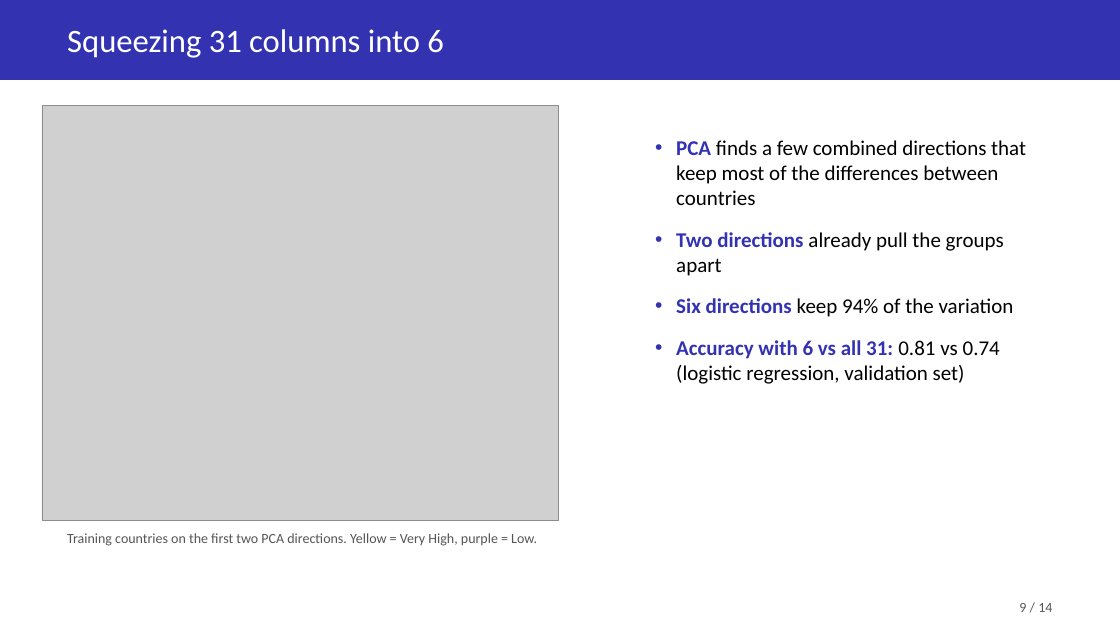
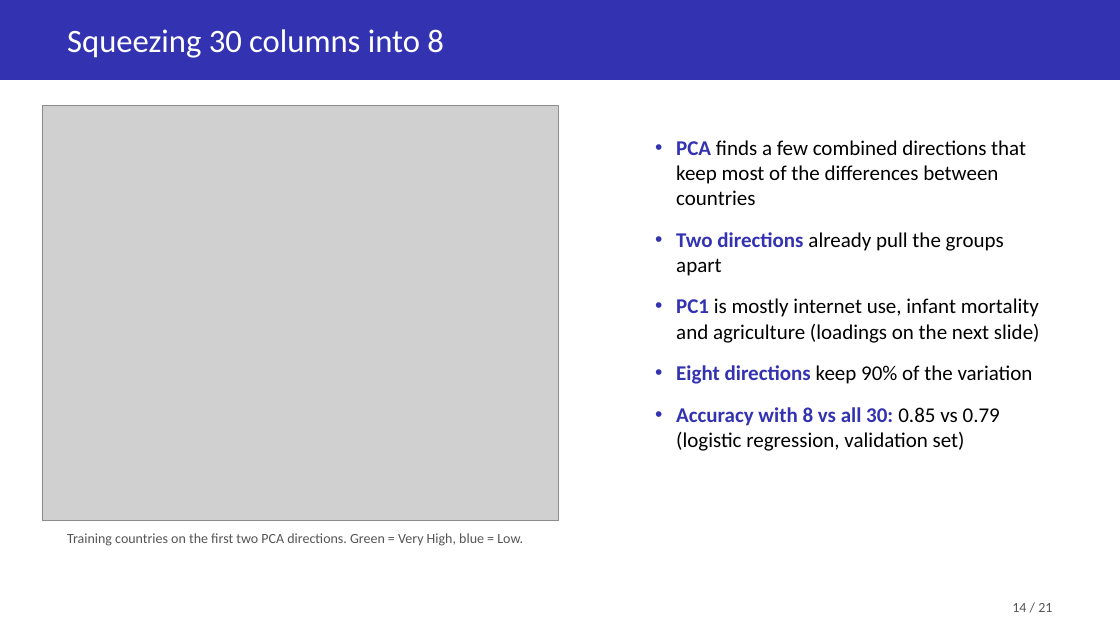
Before and after one commit to Soemon007/DS203_GroupProject, a slide deck: slide 14 of deliverables/DS203_Slides.pptx (slide 9 before the commit). Drawn at 1120x630 pixels with LibreOffice and Linux fonts; fonts in the diff are those of the drawing; grey boxes stand for pictures. Boxes give left, top, right and bottom in pixels: in the first picture for what was removed or moved away, otherwise in the second. Text is boxed around its words. In the diff, an @@ line names an element or a change of style, - is before the commit and + after.

```diff
--- a/deliverables/DS203_Slides.pptx
+++ b/deliverables/DS203_Slides.pptx
@@ text at (x1=67, y1=29, x2=444, y2=58): text changed @@
-Squeezing 31 columns into 6
+Squeezing 30 columns into 8
@@ text at (x1=676, y1=298, x2=1040, y2=451): text changed @@
-• Six directions keep 94% of the variation
-• Accuracy with 6 vs all 31: 0.81 vs 0.74 (logistic regression, validation set)
+• PC1 is mostly internet use, infant mortality and agriculture (loadings on the next slide)
+• Eight directions keep 90% of the variation
+• Accuracy with 8 vs all 30: 0.85 vs 0.79 (logistic regression, validation set)
@@ text at (x1=67, y1=533, x2=523, y2=546): text changed @@
-Training countries on the first two PCA directions. Yellow = Very High, purple = Low.
+Training countries on the first two PCA directions. Green = Very High, blue = Low.
@@ text at (x1=1012, y1=603, x2=1052, y2=612): text changed @@
-9 / 14
+14 / 21
```
Also in this commit, not shown: 11 other slides changed, 7 slides added.
